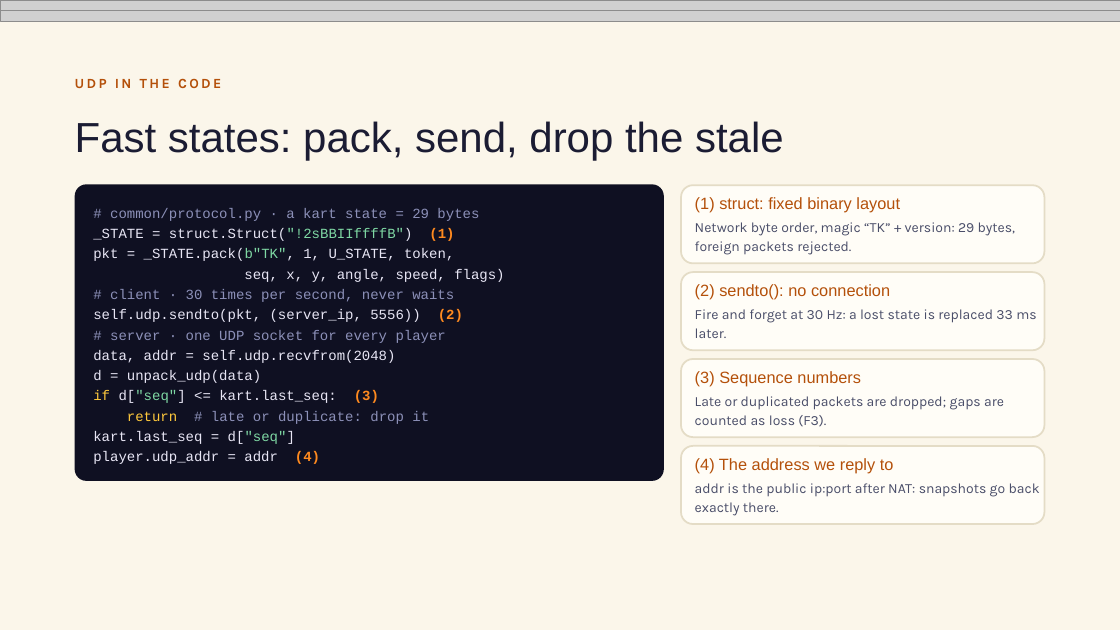
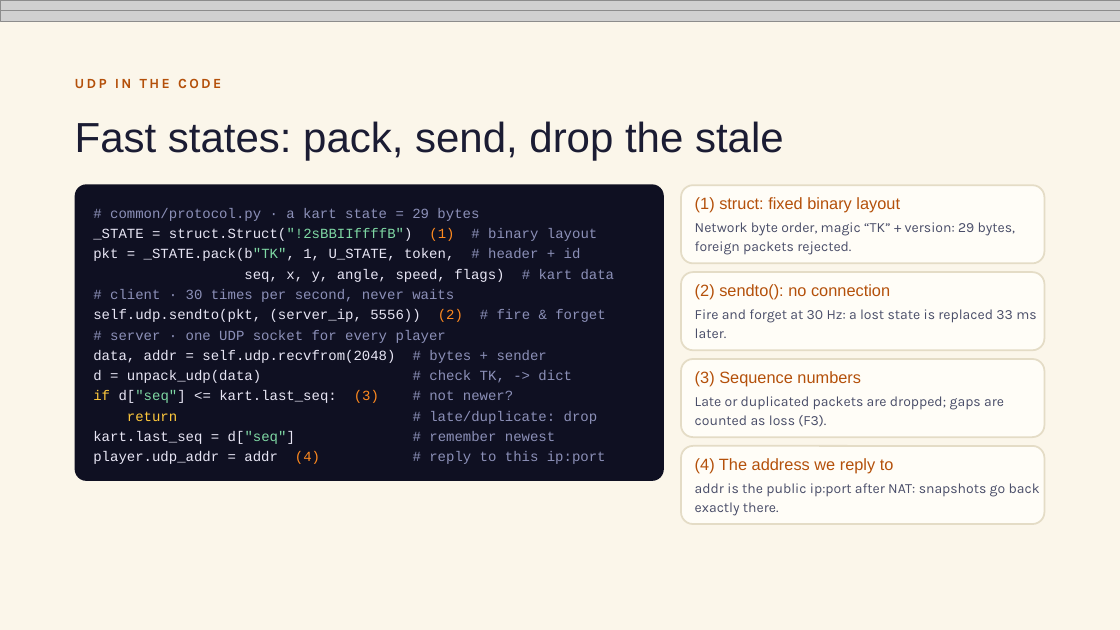
Before and after one commit to BachaBey/Racing-Karts, a slide deck: slide 10 of docs/Turbo Kart Arena – Project 2 (animated).pptx. Drawn at 1120x630 pixels with LibreOffice and Linux fonts; fonts in the diff are those of the drawing; grey boxes stand for pictures. Boxes give left, top, right and bottom in pixels: in the first picture for what was removed or moved away, otherwise in the second. Text is boxed around its words. In the diff, an @@ line names an element or a change of style, - is before the commit and + after.

```diff
--- a/docs/Turbo Kart Arena – Project 2 (animated).pptx
+++ b/docs/Turbo Kart Arena – Project 2 (animated).pptx
@@ text in rounded rectangle at [93,228,615,282]: text changed @@
-_STATE = struct.Struct("!2sBBIIffffB") (1)
-pkt = _STATE.pack(b"TK", 1, U_STATE, token,
-seq, x, y, angle, speed, flags)
+_STATE = struct.Struct("!2sBBIIffffB") (1) # binary layout
+pkt = _STATE.pack(b"TK", 1, U_STATE, token, # header + id
+seq, x, y, angle, speed, flags) # kart data
@@ text in rounded rectangle at [93,309,605,322]: text changed @@
-self.udp.sendto(pkt, (server_ip, 5556)) (2)
+self.udp.sendto(pkt, (server_ip, 5556)) (2) # fire & forget
@@ text in rounded rectangle at [93,350,606,464]: text changed @@
-data, addr = self.udp.recvfrom(2048)
-d = unpack_udp(data)
-if d["seq"] <= kart.last_seq: (3)
-return # late or duplicate: drop it
-kart.last_seq = d["seq"]
-player.udp_addr = addr (4)
+data, addr = self.udp.recvfrom(2048) # bytes + sender
+d = unpack_udp(data) # check TK, -> dict
+if d["seq"] <= kart.last_seq: (3) # not newer?
+return # late/duplicate: drop
+kart.last_seq = d["seq"] # remember newest
+player.udp_addr = addr (4) # reply to this ip:port
```
Also in this commit, not shown: 3 other slides changed, 2 other files.
